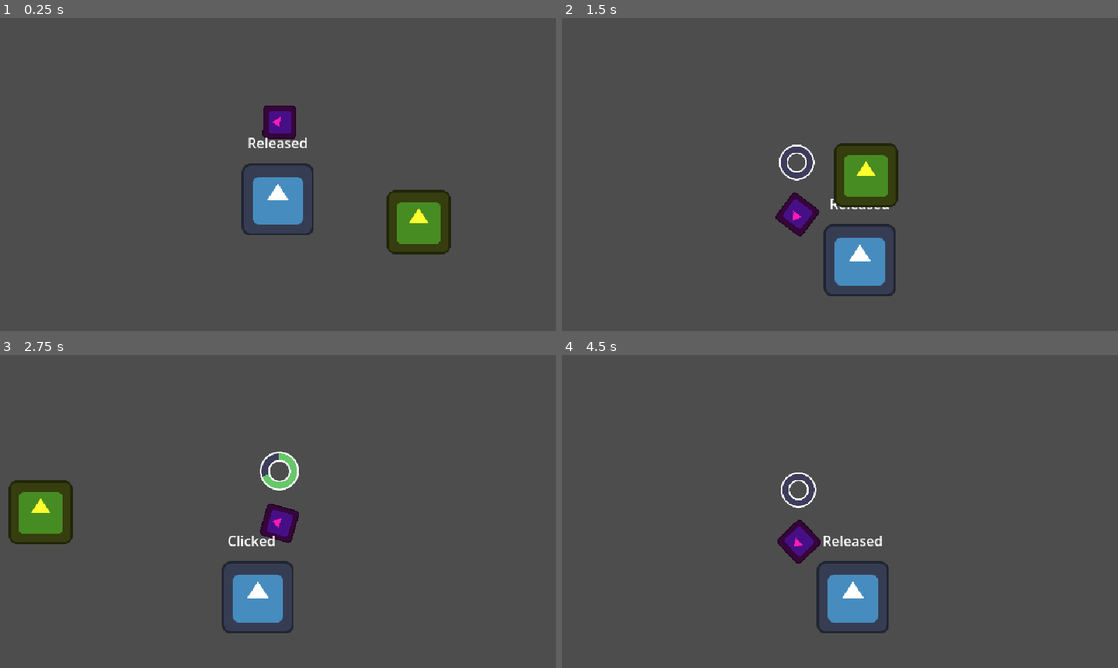
Above: before the commit, frames 1-4 (two rows, left to right).
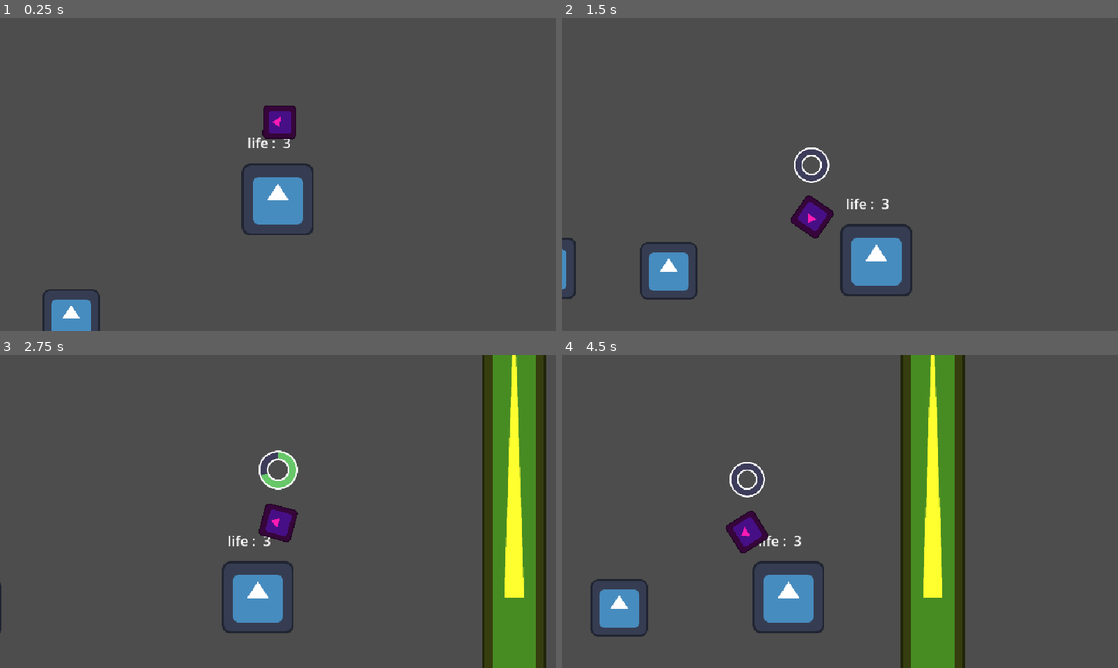
Above: after the commit, the same moments.

Repository: Juawo/hammer-game
Game: Godot game, scene res://scenes/level.tscn
Same seed, same stepped clock (60 frames per second), same inputs: the game is played once before the commit and once after it. The engine's default icon, where the game draws it, is replaced by a stand-in: a white triangle on a blue panel in a dark square.
Inputs (mouse positions are in pixels of both pictures, inside the frame that each line leads up to):
- Up to frame 1 (0.25 s): no input
- Up to frame 2 (1.5 s): move the mouse to (962, 158) at 0.52 s; press the mouse at (962, 158) at 0.53 s; hold D (right) from 0.53 s (still down); tap W (jump) at 0.77 s; move the mouse to (728, 190) at 1.27 s; release the mouse at (728, 190) at 1.28 s; click (728, 190) at 1.35 s
- Up to frame 3 (2.75 s): tap W (jump) at 1.52 s; move the mouse to (333, 442) at 2.02 s; release D (right) at 2.03 s; press the mouse at (333, 442) at 2.03 s; hold A (left) from 2.03 s (still down)
- Up to frame 4 (4.5 s): move the mouse to (812, 574) at 2.77 s; release A (left) at 2.78 s; release the mouse at (812, 574) at 2.78 s; hold D (right) 2.78-4.28 s; click (812, 574) at 2.85 s; tap W (jump) at 3.02, 3.77 s; move the mouse to (1006, 558) at 3.52 s; press the mouse at (1006, 558) at 3.53 s; move the mouse to (673, 464) at 4.27 s; release the mouse at (673, 464) at 4.28 s; hold A (left) from 4.28 s (still down); click (673, 464) at 4.35 s

The runs differ from the first frame. In frame 1, 3.4% of the frame differs, in the area x 7-82%, y 38-100%; in frame 2, 6.4%; in frame 3, 14%; in frame 4, 18%, in the area x 5-73%, y 0-100%.

Commit message:
Add enemy and player interactions with damage handling and enemy spawning

Diff:
--- a/project.godot
+++ b/project.godot
@@ -35,6 +35,13 @@
 "res://scripts/": "yellow"
 }
 
+[global_group]
+
+Player=""
+Enemies=""
+Projectiles=""
+DamageDealer=""
+
 [input]
 
 jump={
@@ -58,6 +65,13 @@
 ]
 }
 
+[layer_names]
+
+2d_physics/layer_1="World"
+2d_physics/layer_2="Player"
+2d_physics/layer_3="Enemies"
+2d_physics/layer_4="Projectiles"
+
 [physics]
 
 3d/physics_engine="Jolt Physics"
--- a/project_time_tracker.json
+++ b/project_time_tracker.json
@@ -1,8 +1,8 @@
 {
-  "2D": 3543.785,
-  "3D": 2.593,
+  "2D": 5274.369,
+  "3D": 3.782,
   "AFK": 2.621,
   "Asset Store": 2.207,
-  "Game": 4292.067,
-  "Script": 5274.532
+  "Game": 5761.772,
+  "Script": 9229.946
 }
--- a/scenes/Hammer/hammer_pivot.tscn
+++ b/scenes/Hammer/hammer_pivot.tscn
@@ -9,6 +9,7 @@
 size = Vector2(128.5, 109)
 
 [node name="HammerPivot" type="Node2D" unique_id=144081329]
+z_index = 2
 scale = Vector2(0.3, 0.3)
 script = ExtResource("1_7yr1y")
 
@@ -33,7 +34,7 @@
 
 [node name="hammer_area" type="Area2D" parent="." unique_id=1895019698]
 collision_layer = 0
-collision_mask = 3
+collision_mask = 7
 
 [node name="CollisionShape2D" type="CollisionShape2D" parent="hammer_area" unique_id=1594846390]
 position = Vector2(-0.75, -0.5)
--- a/scenes/Player/player.tscn
+++ b/scenes/Player/player.tscn
@@ -8,9 +8,11 @@
 radius = 40.0
 height = 86.0
 
-[node name="Player" type="CharacterBody2D" unique_id=1422318831]
+[sub_resource type="CircleShape2D" id="CircleShape2D_5i7ya"]
+radius = 38.327538
+
+[node name="Player" type="CharacterBody2D" unique_id=1422318831 groups=["Player"]]
 collision_layer = 2
-collision_mask = 3
 script = ExtResource("1_1kbk7")
 
 [node name="Sprite2D" type="Sprite2D" parent="." unique_id=1472587453]
@@ -30,4 +32,14 @@
 offset_top = -77.0
 offset_right = 35.0
 offset_bottom = -54.0
-text = "Released"
+text = "life :  3"
+
+[node name="hurtbox" type="Area2D" parent="." unique_id=663458961]
+collision_layer = 2
+collision_mask = 12
+
+[node name="CollisionShape2D" type="CollisionShape2D" parent="hurtbox" unique_id=775921106]
+shape = SubResource("CircleShape2D_5i7ya")
+debug_color = Color(0.7043441, 0.42293438, 0.6538377, 0.41960785)
+
+[connection signal="area_entered" from="hurtbox" to="." method="_on_hurtbox_area_entered"]
--- a/scenes/level.tscn
+++ b/scenes/level.tscn
@@ -3,11 +3,13 @@
 [ext_resource type="PackedScene" uid="uid://cai268m7e08xa" path="res://scenes/Player/player.tscn" id="1_2q6dc"]
 [ext_resource type="Texture2D" uid="uid://cvcyuf028h1f" path="res://icon.svg" id="2_w7c3h"]
 [ext_resource type="Script" uid="uid://bccm8qqwr8pn6" path="res://scripts/test.gd" id="2_w8frs"]
-
-[sub_resource type="WorldBoundaryShape2D" id="WorldBoundaryShape2D_04dxk"]
+[ext_resource type="PackedScene" uid="uid://d1ilvr76v7c5k" path="res://scenes/Enemies/enemy_patrol.tscn" id="4_mx8sn"]
+[ext_resource type="PackedScene" uid="uid://1ikkfwb8ilqd" path="res://scenes/Enemies/enemy_shooter.tscn" id="4_ppgk2"]
 
 [sub_resource type="RectangleShape2D" id="RectangleShape2D_5i7ya"]
 size = Vector2(105, 118)
+
+[sub_resource type="WorldBoundaryShape2D" id="WorldBoundaryShape2D_04dxk"]
 
 [node name="Node2D" type="Node2D" unique_id=6856160]
 
@@ -19,16 +21,9 @@
 limit_bottom = 400
 position_smoothing_enabled = true
 
-[node name="RigidBody2D" type="StaticBody2D" parent="." unique_id=1995379944]
-position = Vector2(281, 362)
-
-[node name="CollisionShape2D" type="CollisionShape2D" parent="RigidBody2D" unique_id=2144947963]
-shape = SubResource("WorldBoundaryShape2D_04dxk")
-
 [node name="test" type="CharacterBody2D" parent="." unique_id=1159254198]
-position = Vector2(408.00003, 221)
-scale = Vector2(0.57065606, 0.57065606)
-collision_layer = 2
+position = Vector2(1006, 295.99997)
+scale = Vector2(0.57065606, 11.530653)
 script = ExtResource("2_w8frs")
 
 [node name="Sprite2D" type="Sprite2D" parent="test" unique_id=967641981]
@@ -37,3 +32,43 @@
 
 [node name="CollisionShape2D" type="CollisionShape2D" parent="test" unique_id=184639108]
 shape = SubResource("RectangleShape2D_5i7ya")
+
+[node name="test2" type="CharacterBody2D" parent="." unique_id=2041452767]
+position = Vector2(-538, 338.99997)
+scale = Vector2(0.57065606, 12.810654)
+script = ExtResource("2_w8frs")
+
+[node name="Sprite2D" type="Sprite2D" parent="test2" unique_id=1204558844]
+modulate = Color(1, 1, 0.18431373, 1)
+texture = ExtResource("2_w7c3h")
+
+[node name="CollisionShape2D" type="CollisionShape2D" parent="test2" unique_id=848475814]
+shape = SubResource("RectangleShape2D_5i7ya")
+
+[node name="test3" type="CharacterBody2D" parent="." unique_id=1112335310]
+position = Vector2(200, -336)
+rotation = 1.5795845
+scale = Vector2(0.57065606, 12.810654)
+script = ExtResource("2_w8frs")
+
+[node name="Sprite2D" type="Sprite2D" parent="test3" unique_id=1680805721]
+modulate = Color(1, 1, 0.18431373, 1)
+texture = ExtResource("2_w7c3h")
+
+[node name="CollisionShape2D" type="CollisionShape2D" parent="test3" unique_id=1627420640]
+shape = SubResource("RectangleShape2D_5i7ya")
+
+[node name="EnemyPatrol" parent="." unique_id=941073137 instance=ExtResource("4_mx8sn")]
+position = Vector2(-172, 337.99997)
+scale = Vector2(0.55, 0.55)
+
+[node name="RigidBody2D" type="StaticBody2D" parent="." unique_id=1995379944]
+position = Vector2(281, 362)
+scale = Vector2(1, 6.2800026)
+
+[node name="CollisionShape2D" type="CollisionShape2D" parent="RigidBody2D" unique_id=2144947963]
+shape = SubResource("WorldBoundaryShape2D_04dxk")
+
+[node name="EnemyShooter" parent="." unique_id=599547735 instance=ExtResource("4_ppgk2")]
+position = Vector2(-30, 315)
+scale = Vector2(0.515, 0.515)
--- a/scripts/Player/player.gd
+++ b/scripts/Player/player.gd
@@ -21,7 +21,6 @@
 
 func _ready() -> void:
 	current_health = max_health
-
 
 func _physics_process(delta: float) -> void:
 	# Add the gravity.
@@ -53,19 +52,15 @@
 	if is_charging :
 		speed_modifier = 0.4
 		jump_modifier = 0.6
-		label.text = "Clicked"
 	else :
-		label.text = "Released"
 		speed_modifier = 1.0
 		jump_modifier = 1.0
-
-
 
 func take_damage(value : int) -> void :
 	if is_invulnerable :
 		return
-
 	current_health -= value
+	label.text = "life : " + str(current_health)
 
 	if current_health <= 0 :
 		die()
@@ -74,7 +69,7 @@
 
 func trigger_invulnerability() -> void :
 	is_invulnerable = true
-
+	# add visuals to player understand that he is invulenrable
 	await get_tree().create_timer(INVULNERABILITY_TIME, false).timeout
 
 	is_invulnerable = false
@@ -82,3 +77,7 @@
 func die() -> void :
 	# Add visuals and connect to GameManager
 	queue_free()
+
+func _on_hurtbox_area_entered(area: Area2D) -> void:
+	if area.is_in_group("DamageDealer") :
+		take_damage(area.damage_amount)
